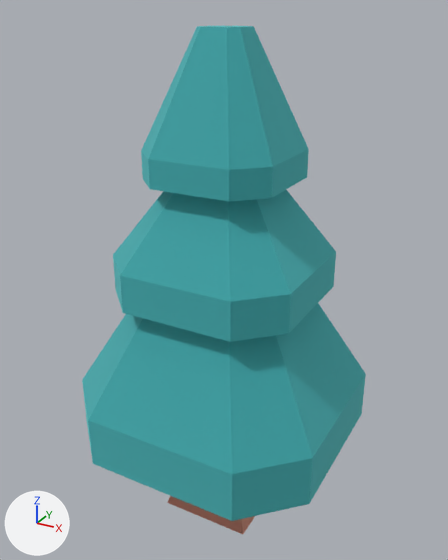
The glTF model public/models/nf2/nature/tree_pineSmallA.glb, before and after one commit.
Both versions are drawn from a camera (50 mm lens) standing at (0.524, -0.957, 0.945) and looking at (-0.008, 0.01, 0.462). The axes (+X, +Y, +Z) are drawn at lower left. The lights are the same throughout. The picture after the commit comes second. Where no turn or scale is listed for an object, it has been applied to the vertices.

The first picture shows 'tree_pineSmallA'.
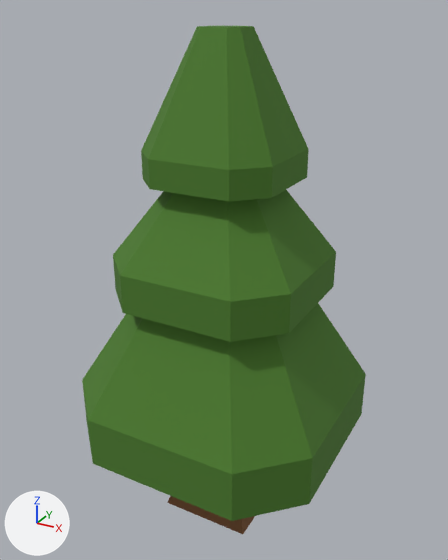
Scene script edits in JSON lines:
```json
{"op": "set", "path": "mat_leafsdark.metallic", "old": "1.0", "new": "0.0"}
{"op": "set", "path": "mat_leafsdark.base_color", "old": "(0.169, 0.651, 0.667)", "new": "(0.0685, 0.195, 0.0222)", "note": "cyan #72d3d5 -> dark green #4a7a29"}
{"op": "set", "path": "mat_woodbarkdark.base_color", "old": "(0.8, 0.463, 0.369)", "new": "(0.205, 0.0887, 0.0319)", "note": "beige #e7b5a4 -> brown #7d5432"}
{"op": "remove", "block": "ob_tmpparent", "code": ["ob_tmpparent = bpy.data.objects.new('tmpParent', None)", "ob_tmpparent.location = (0.0, 0.0, 0.0)"]}
```

What differs and where, as boxes [x1, y1, x2, y2] in the pictures (448 x 560 px):
```json
{"object": "tree_pineSmallA", "change": "recoloured, surface changed", "before": [82, 26, 366, 534], "after": [82, 26, 366, 534], "on screen": "cyan to dark green"}
```
